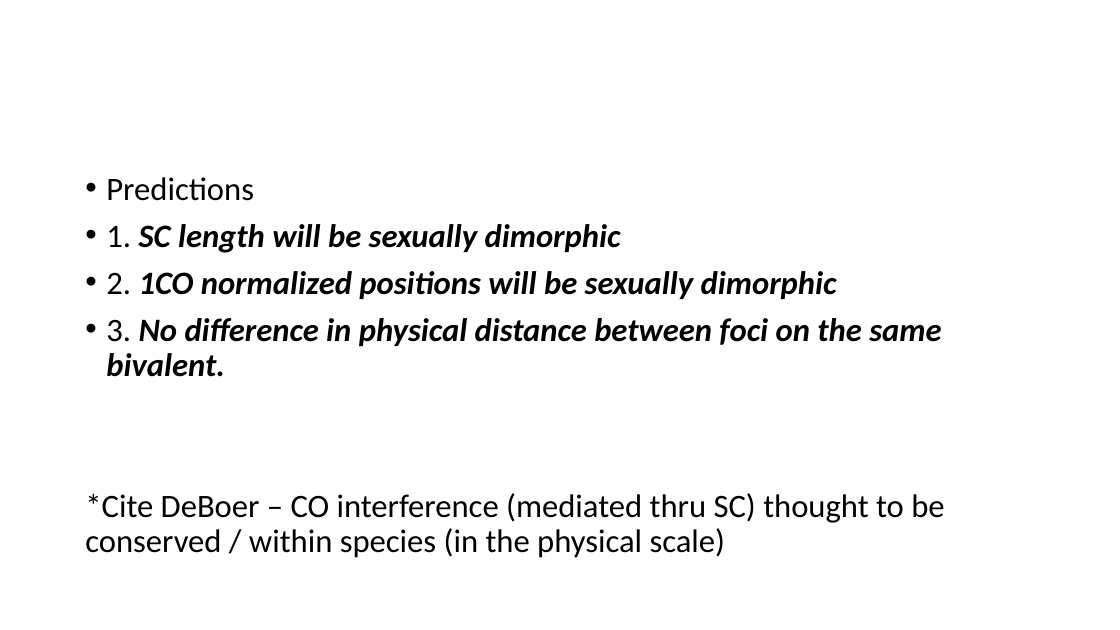
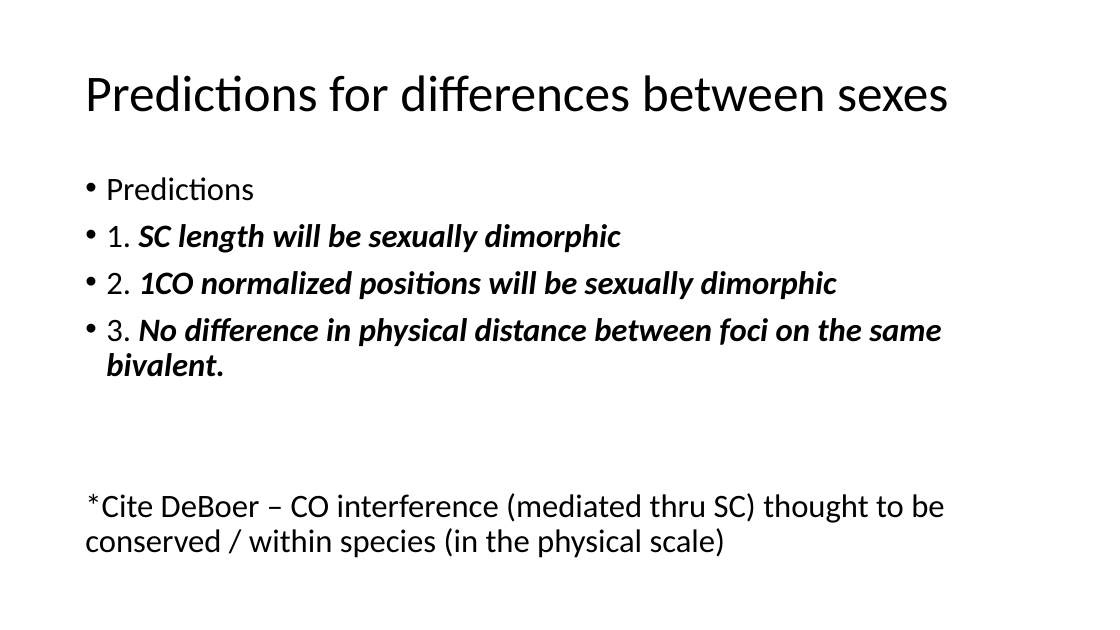
Before and after one commit to petersoapes/MLH1repo, a slide deck: slide 7 of AP_labMeeting_2.12.20.pptx. Drawn at 1120x630 pixels with LibreOffice and Linux fonts; fonts in the diff are those of the drawing. Boxes give left, top, right and bottom in pixels: in the first picture for what was removed or moved away, otherwise in the second. Text is boxed around its words. In the diff, an @@ line names an element or a change of style, - is before the commit and + after.

```diff
--- a/AP_labMeeting_2.12.20.pptx
+++ b/AP_labMeeting_2.12.20.pptx
@@ title added at [85, 75, 948, 112], 44 pt, text #000000 @@
+Predictions for differences between sexes
```
Also in this commit, not shown: 5 other slides changed, 5 slides added, 1 slide removed.
